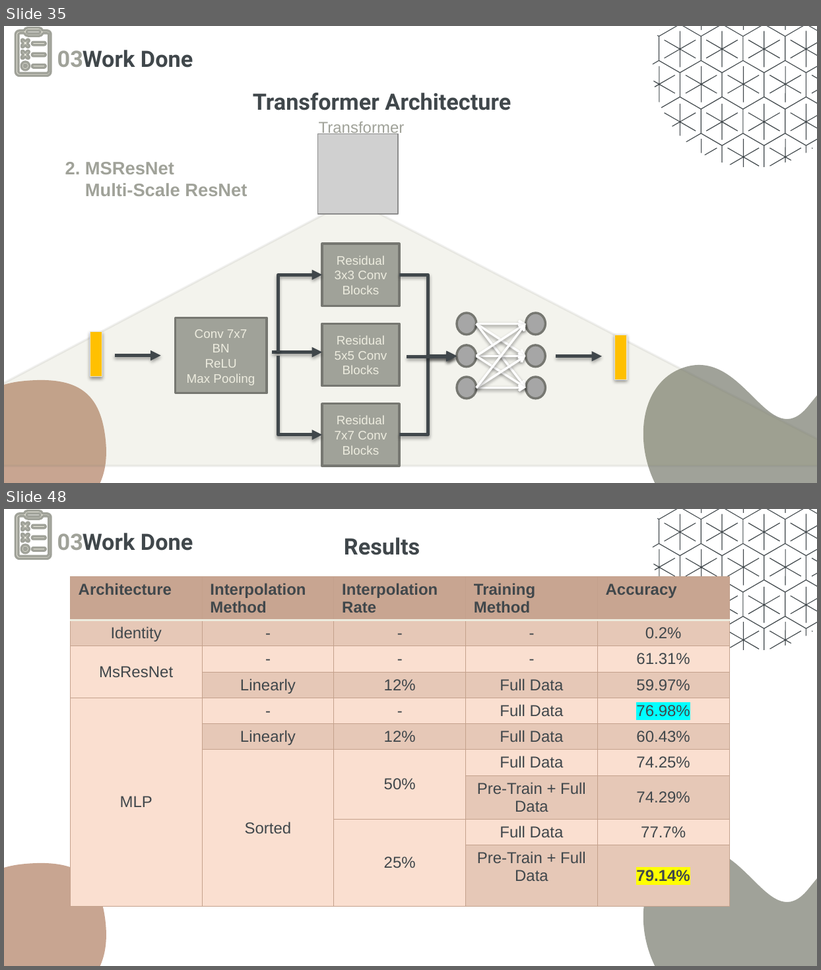
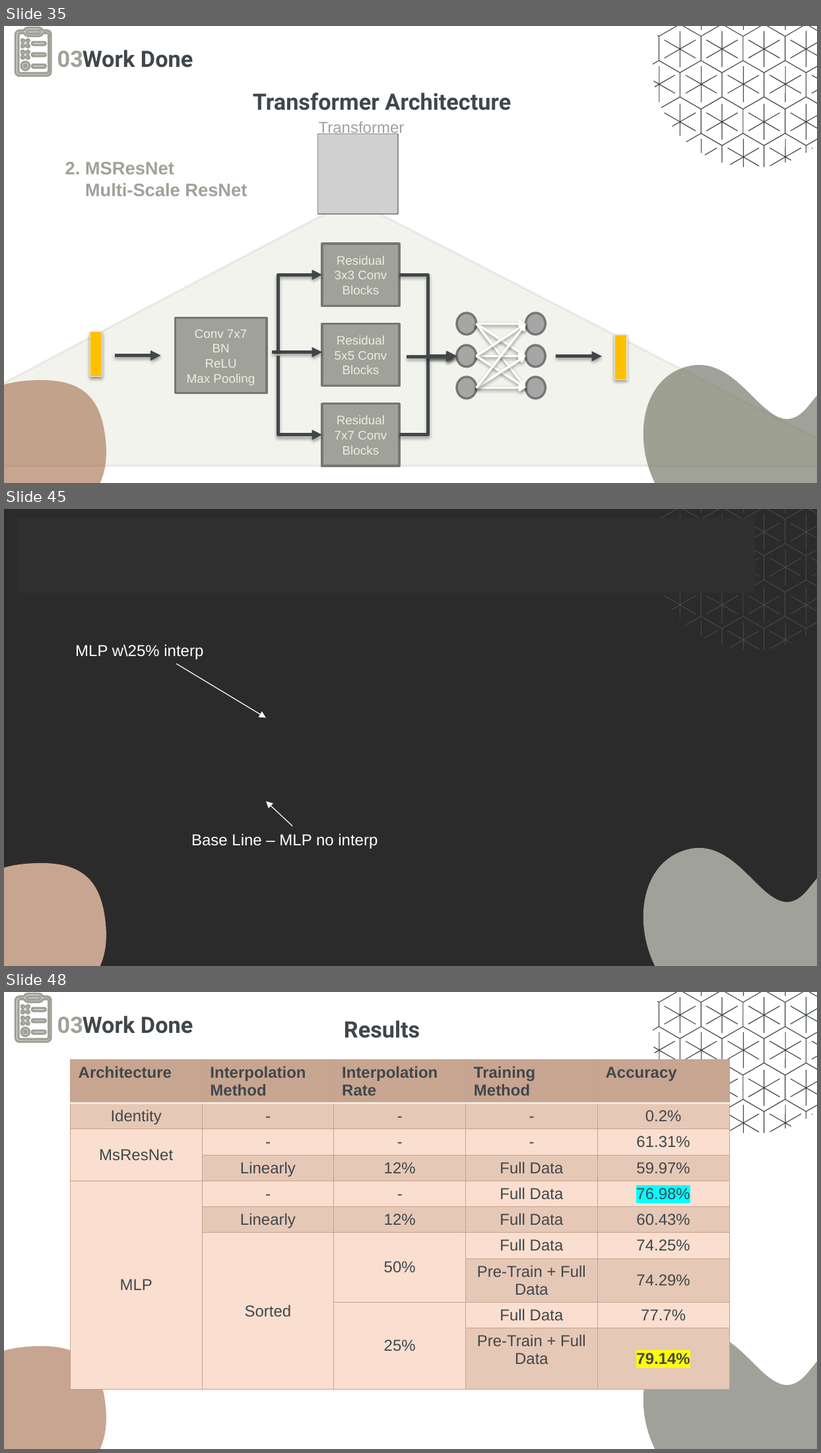
Before and after one commit to kariander1/FaceRecognition, a slide deck: Final Presentation.pptx. Shown one above the other, each under a label of ours: slides 35 and 48 before the commit, slides 35, 45 and 48 after it; the slides between them are not shown. The pictures are 821x970 and 821x1453 pixels, drawn with LibreOffice and Linux fonts; fonts in the diff are those of the drawing; grey boxes stand for pictures; background and template pictures are left out; a plain dark background stands for a picture behind light text. Boxes give left, top, right and bottom in pixels: in the first picture for what was removed or moved away, otherwise in the second. Text is boxed around its words. In the diff, an @@ line names an element or a change of style, - is before the commit and + after.

```diff
--- a/Final Presentation.pptx
+++ b/Final Presentation.pptx
@@ slide 45 added at (4, 509, 817, 966), background picture (left out); not listed: 24 template elements that a slide beside it also shows @@
@@ rectangle added at (19, 519, 754, 591), fill #303030, outline #303030 2 pt @@
@@ text added at (75, 644, 203, 659), 14 pt, text #FFFFFF @@
+MLP w\25% interp
@@ arrow added from (176, 663) to (266, 718), #F9F9F9 0.75 pt @@
@@ arrow added from (292, 826) to (266, 802), #F9F9F9 0.75 pt @@
@@ text added at (191, 834, 378, 849), 14 pt, text #FFFFFF @@
+Base Line – MLP no interp
```
Also in this commit, not shown: 21 slides changed, 2 other slides added, 3 slides removed.
